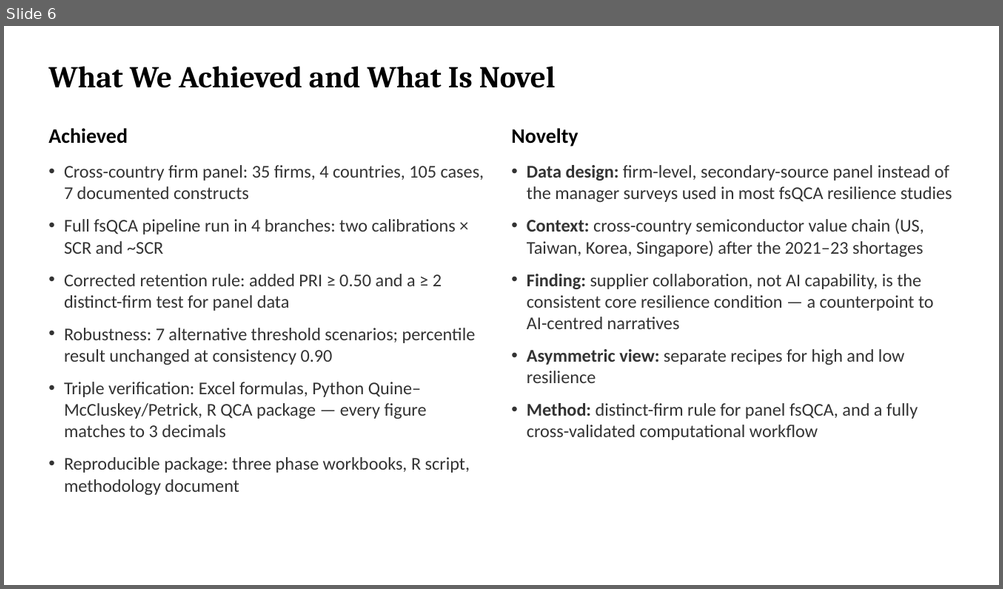
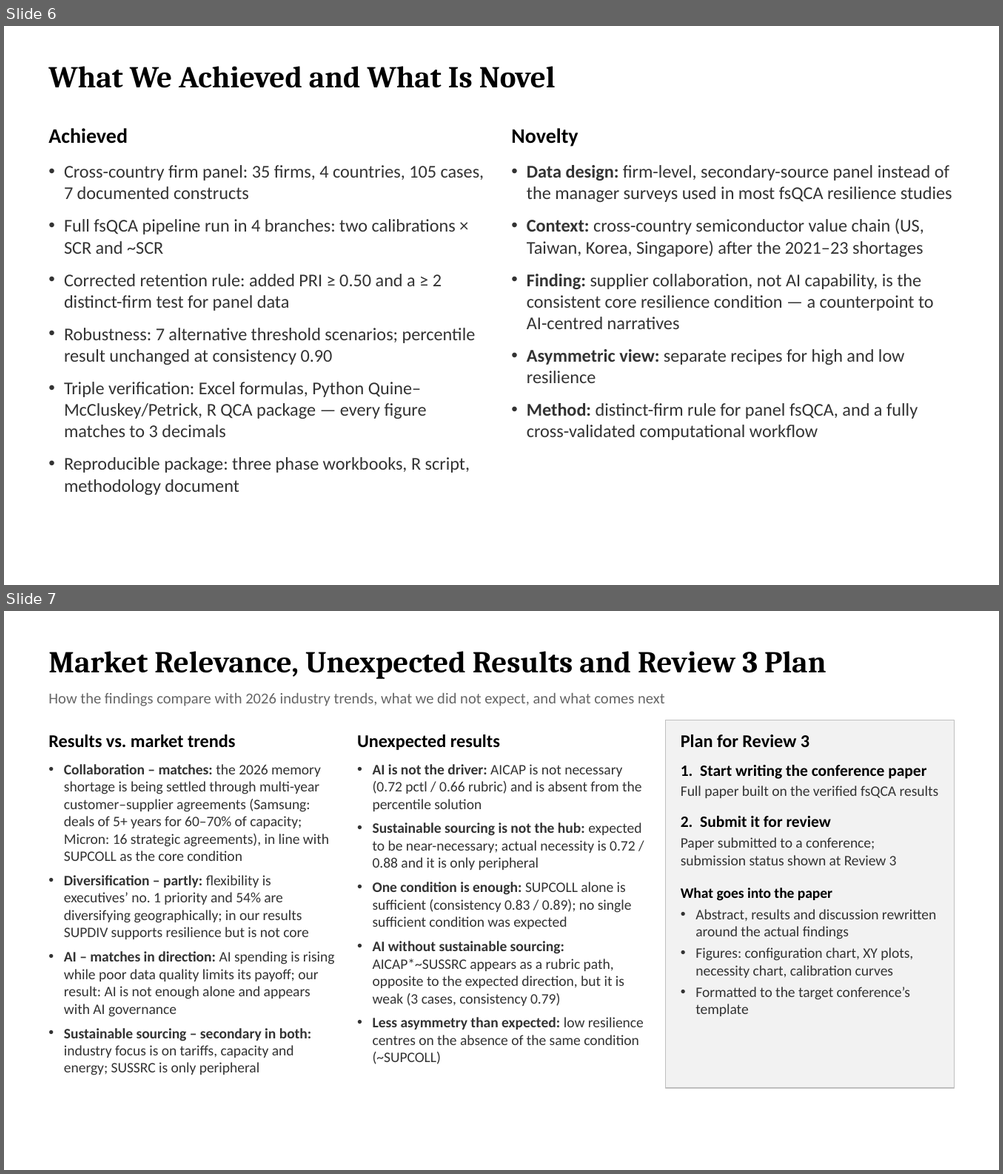
Before and after one commit to raghavmahajan9797/Project-1, a slide deck: Review2_Presentation.pptx. Shown one above the other, each under a label of ours: slide 6 before the commit, slides 6 and 7 after it. The pictures are 1003x589 and 1003x1174 pixels, drawn with LibreOffice and Linux fonts; fonts in the diff are those of the drawing. Boxes give left, top, right and bottom in pixels: in the first picture for what was removed or moved away, otherwise in the second. Text is boxed around its words. In the diff, an @@ line names an element or a change of style, - is before the commit and + after.

```diff
--- a/Review2_Presentation.pptx
+++ b/Review2_Presentation.pptx
@@ slide 7 added at <box>4,611,999,1170</box>, background #FFFFFF @@
@@ text added at <box>48,651,825,679</box>, 22 pt, text #000000, bold @@
+Market Relevance, Unexpected Results and Review 3 Plan
@@ text added at <box>48,693,665,706</box>, 11 pt, text #666666 @@
+How the findings compare with 2026 industry trends, what we did not expect, and what comes next
@@ rectangle added at <box>666,721,954,1088</box>, fill #F2F2F2, outline #BFBFBF 0.75 pt @@
@@ text added at <box>48,735,236,747</box>, 13 pt, text #000000, bold @@
+Results vs. market trends
@@ text added at <box>357,735,500,750</box>, 13 pt, text #000000, bold @@
+Unexpected results
@@ text added at <box>680,735,809,747</box>, 13 pt, text #000000, bold @@
+Plan for Review 3
@@ text added at <box>64,764,335,1076</box>, 10.5 pt, text #333333 @@
+• Collaboration – matches: the 2026 memory shortage is being settled through multi-year customer–supplier agreements (Samsung: deals of 5+ years for 60–70% of capacity; Micron: 16 strategic agreements), in line with SUPCOLL as the core condition
+• Diversification – partly: flexibility is executives’ no. 1 priority and 54% are diversifying geographically; in our results SUPDIV supports resilience but is not core
+• AI – matches in direction: AI spending is rising while poor data quality limits its payoff; our result: AI is not enough alone and appears with AI governance
+• Sustainable sourcing – secondary in both: industry focus is on tariffs, capacity and energy; SUSSRC is only peripheral
@@ text added at <box>373,764,643,1065</box>, 10.5 pt, text #333333 @@
+• AI is not the driver: AICAP is not necessary (0.72 pctl / 0.66 rubric) and is absent from the percentile solution
+• Sustainable sourcing is not the hub: expected to be near-necessary; actual necessity is 0.72 / 0.88 and it is only peripheral
+• One condition is enough: SUPCOLL alone is sufficient (consistency 0.83 / 0.89); no single sufficient condition was expected
+• AI without sustainable sourcing: AICAP*~SUSSRC appears as a rubric path, opposite to the expected direction, but it is weak (3 cases, consistency 0.79)
+• Less asymmetry than expected: low resilience centres on the absence of the same condition (~SUPCOLL)
@@ text added at <box>680,765,936,1017</box>, 10.5 pt, text #333333 @@
+1. Start writing the conference paper
+Full paper built on the verified fsQCA results
+2. Submit it for review
+Paper submitted to a conference; submission status shown at Review 3
+What goes into the paper
+• Abstract, results and discussion rewritten around the actual findings
+• Figures: configuration chart, XY plots, necessity chart, calibration curves
+• Formatted to the target conference’s template
```
Also in this commit, not shown: 1 slide removed, 1 other file.
